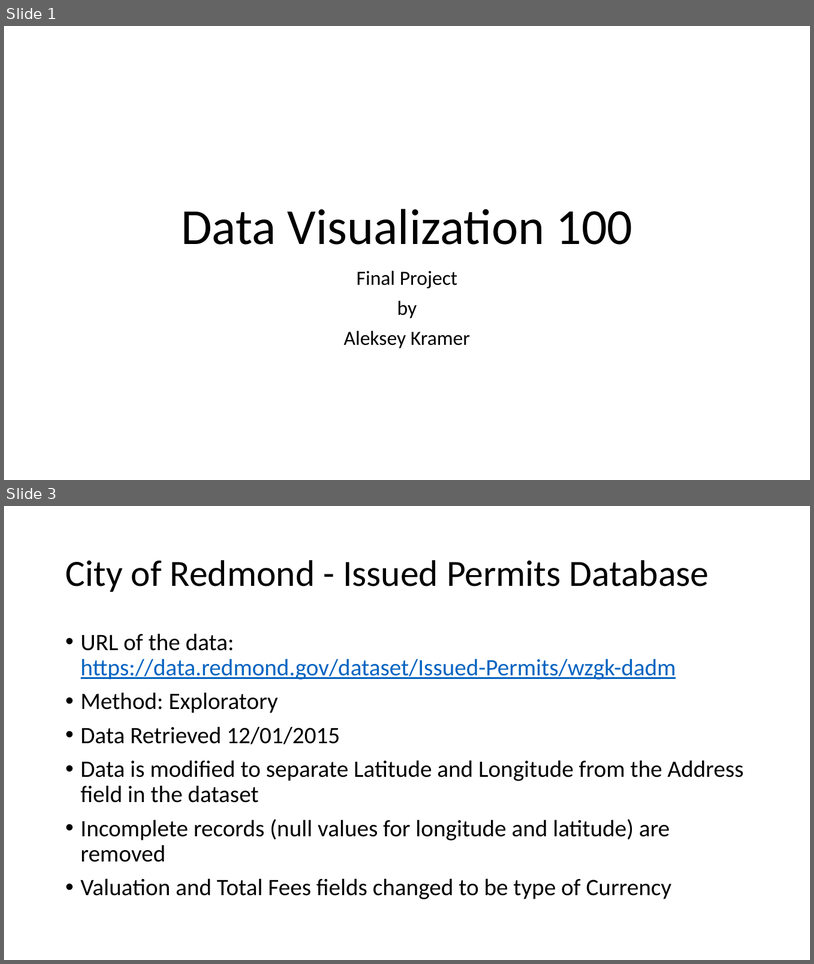
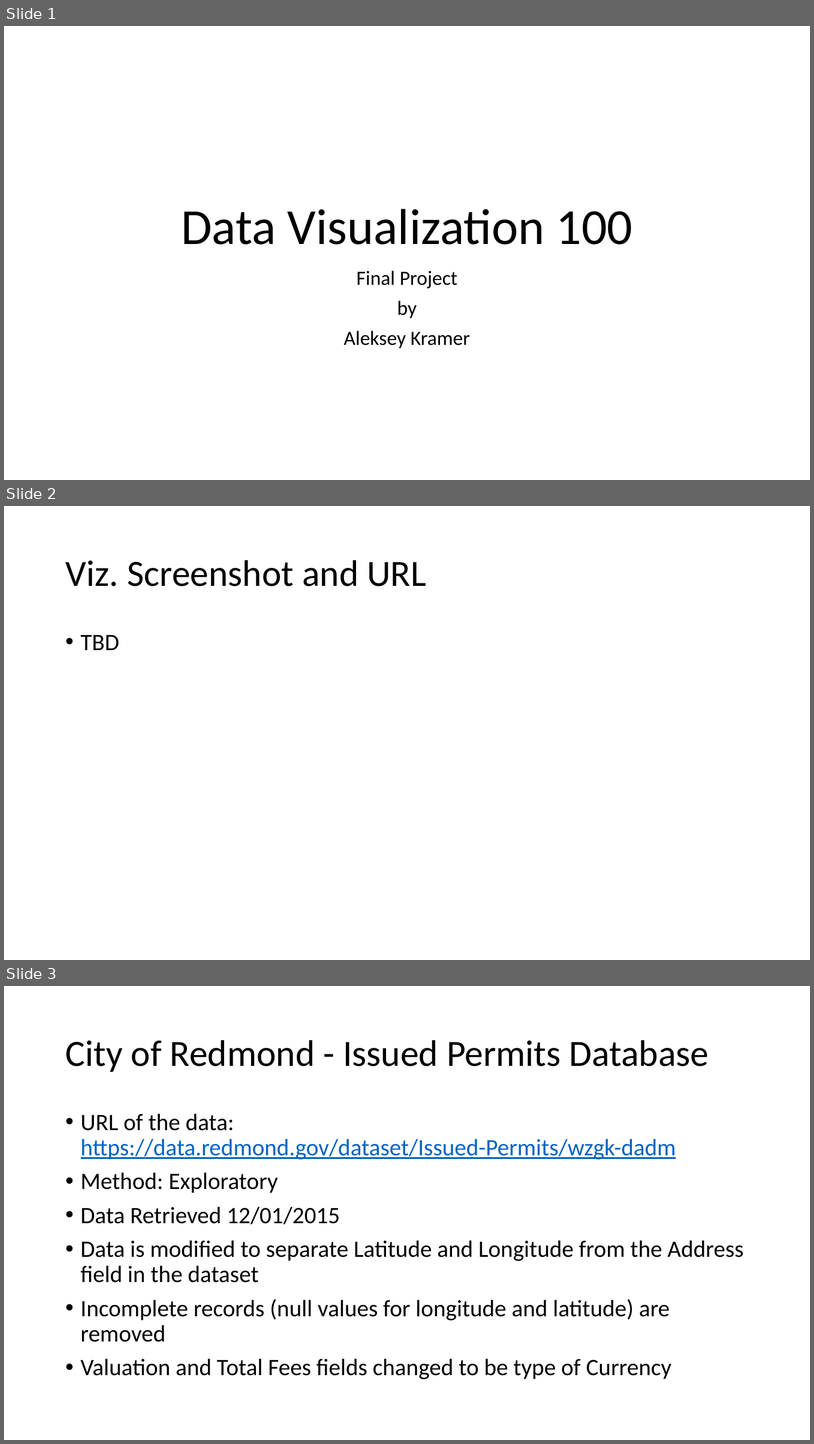
Before and after one commit to voite1/UW_Data_Visualization_100, a slide deck: Final_Project/A.Kramer-Final.Project.Slide.Deck.pptx. Shown one above the other, each under a label of ours: slides 1 and 3 before the commit, slides 1, 2 and 3 after it; the slides between them are not shown. The pictures are 814x964 and 814x1444 pixels, drawn with LibreOffice and Linux fonts; fonts in the diff are those of the drawing. Boxes give left, top, right and bottom in pixels: in the first picture for what was removed or moved away, otherwise in the second. Text is boxed around its words. In the diff, an @@ line names an element or a change of style, - is before the commit and + after.

```diff
--- a/Final_Project/A.Kramer-Final.Project.Slide.Deck.pptx
+++ b/Final_Project/A.Kramer-Final.Project.Slide.Deck.pptx
@@ slide 2 added at bbox=[4, 506, 810, 960], background #FFFFFF @@
@@ title added at bbox=[65, 560, 426, 586], 44 pt, text #000000 @@
+Viz. Screenshot and URL
@@ text added at bbox=[81, 635, 119, 650], 28 pt, text #000000 @@
+• TBD
```
Also in this commit, not shown: 2 other slides added, 1 slide removed.
